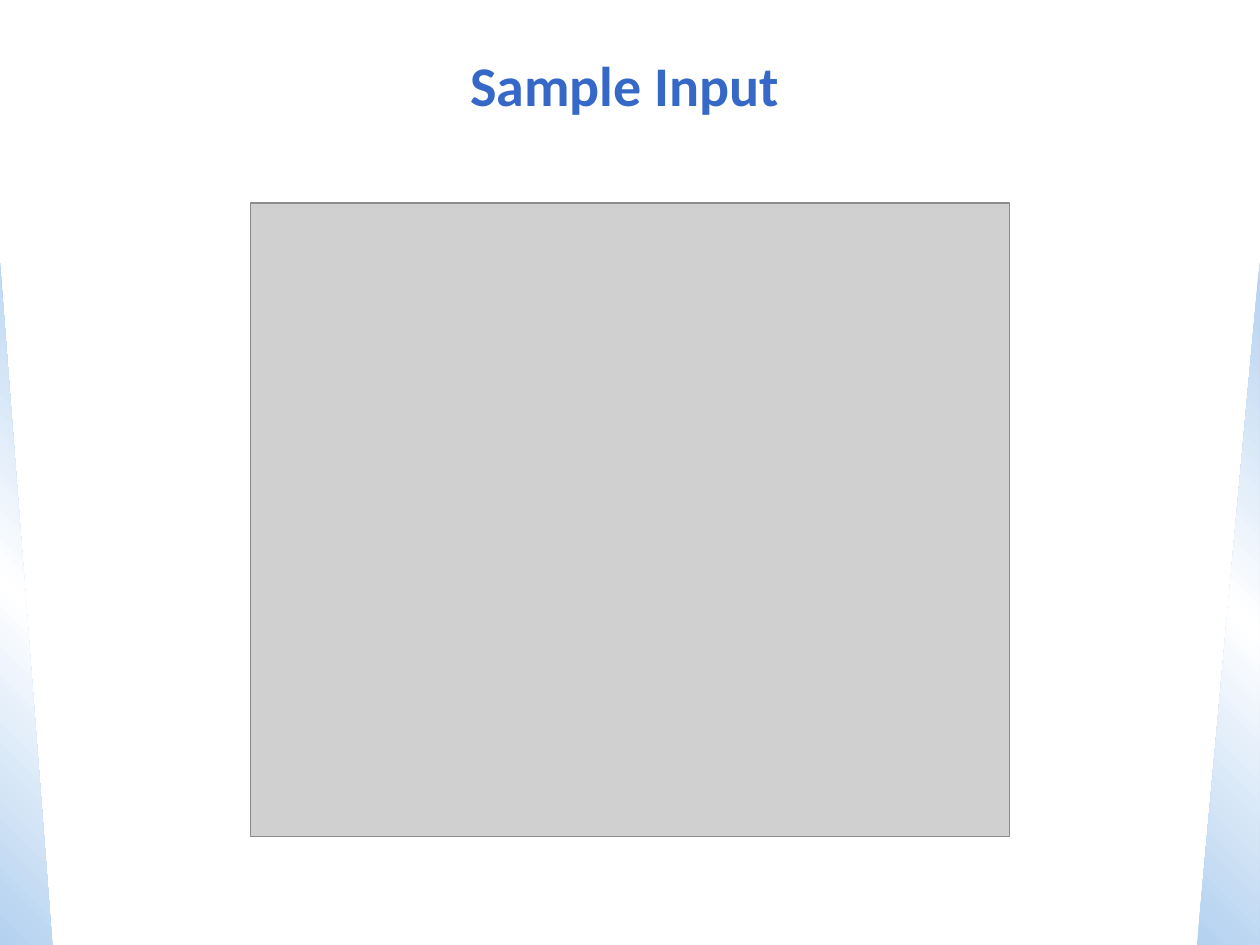
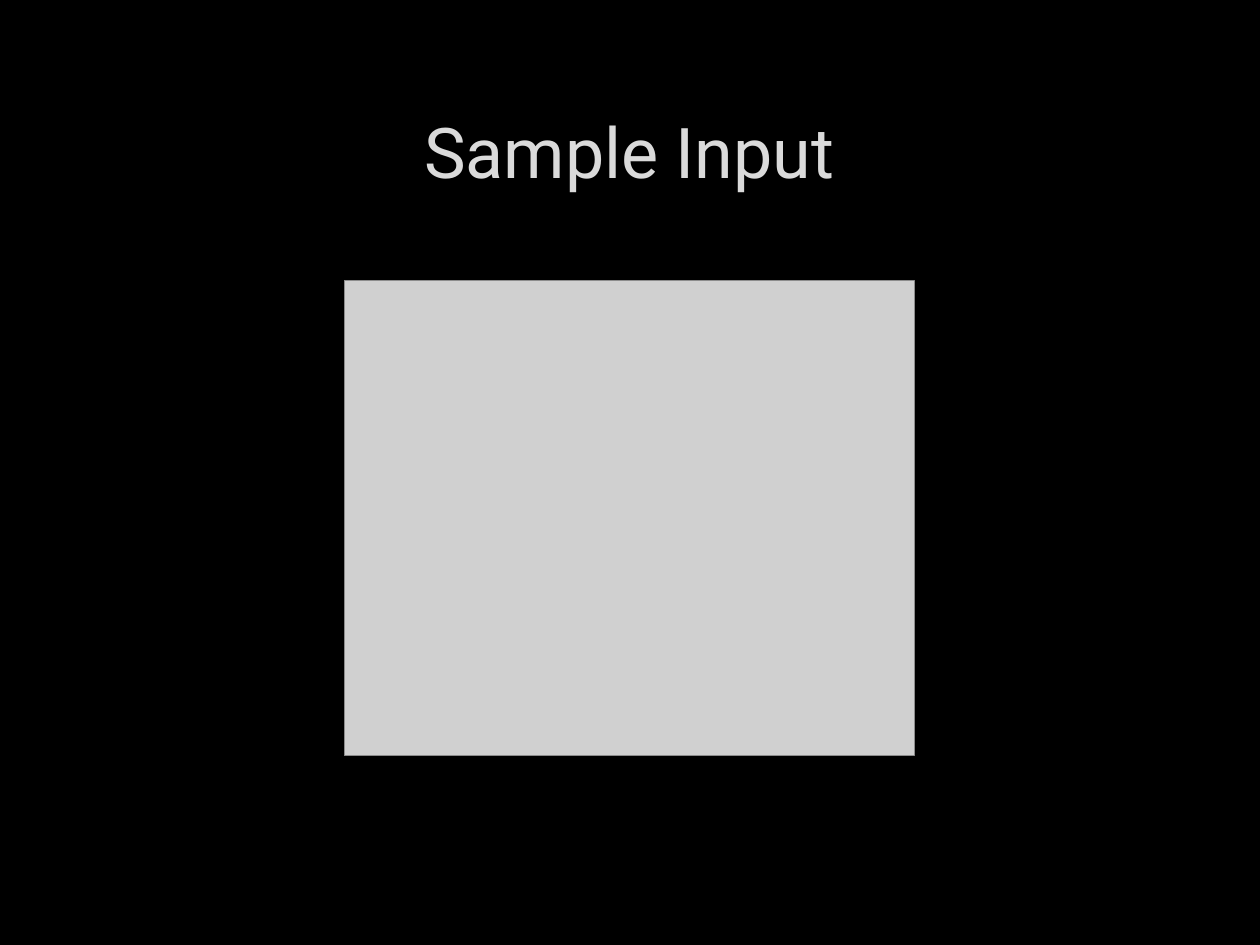
Before and after one commit to ZacharyVasey/CS3339, a slide deck: slide 17 of Lecture4.pptx. Drawn at 1260x945 pixels with LibreOffice and Linux fonts; fonts in the diff are those of the drawing; grey boxes stand for pictures; background and template pictures are left out. Boxes give left, top, right and bottom in pixels: in the first picture for what was removed or moved away, otherwise in the second. Text is boxed around its words. In the diff, an @@ line names an element or a change of style, - is before the commit and + after.

```diff
--- a/Lecture4.pptx
+++ b/Lecture4.pptx
@@ background #FFFFFF to picture (left out) @@
@@ title "Sample Input" moved from (x1=470, y1=66, x2=778, y2=115) to (x1=424, y1=125, x2=834, y2=193) @@
@@ title "Sample Input" at (x1=424, y1=125, x2=834, y2=193): size 32 to 40 pt, font Calibri to Roboto, text colour #3568C7 to #DADADA, letter outline none to #404040 0.75 pt, bold off @@
@@ right triangle removed at (x1=0, y1=262, x2=53, y2=945) @@
@@ right triangle removed at (x1=1197, y1=262, x2=1260, y2=945) @@
@@ picture resized from (x1=251, y1=203, x2=1011, y2=837) to (x1=345, y1=281, x2=915, y2=756) @@
```
Also in this commit, not shown: 26 other slides changed, 4 other files.
